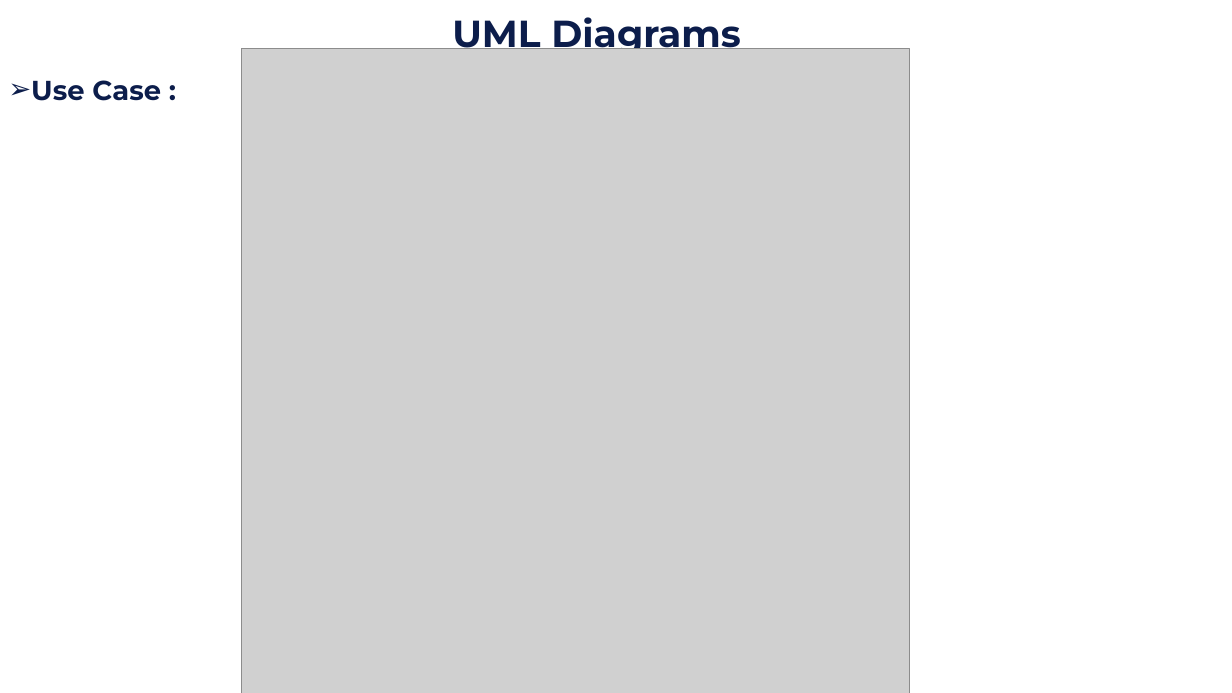
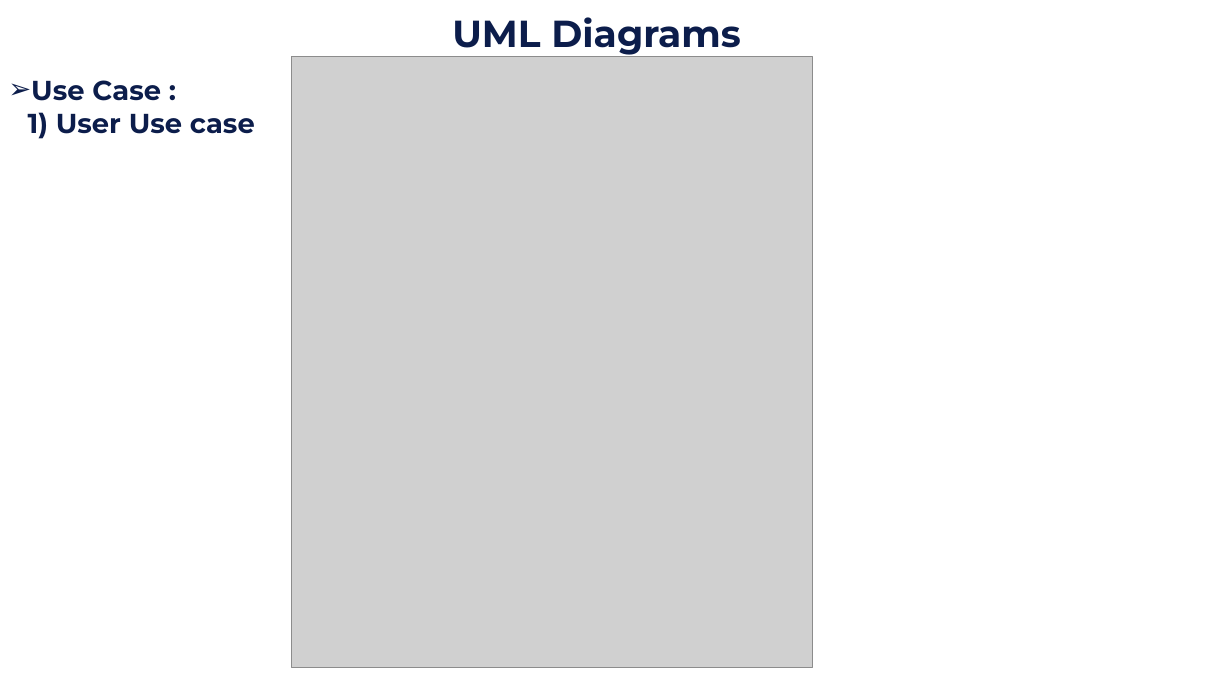
Before and after one commit to fahad-cpp/EventSync, a slide deck: slide 15 of Presentation/EventSync(Final Reporting).pptx (slide 16 before the commit). Drawn at 1232x693 pixels with LibreOffice and Linux fonts; fonts in the diff are those of the drawing; grey boxes stand for pictures. Boxes give left, top, right and bottom in pixels: in the first picture for what was removed or moved away, otherwise in the second. Text is boxed around its words. In the diff, an @@ line names an element or a change of style, - is before the commit and + after.

```diff
--- a/Presentation/EventSync(Final Reporting).pptx
+++ b/Presentation/EventSync(Final Reporting).pptx
@@ picture resized from (x1=241, y1=49, x2=909, y2=693) to (x1=291, y1=57, x2=812, y2=667) @@
@@ text at (x1=28, y1=80, x2=255, y2=139): text changed @@
-➢ Use Case :
+➢ Use Case :
+  1) User Use case
```
Also in this commit, not shown: 8 other slides changed, 2 slides added, 2 slides removed, 4 other files.
